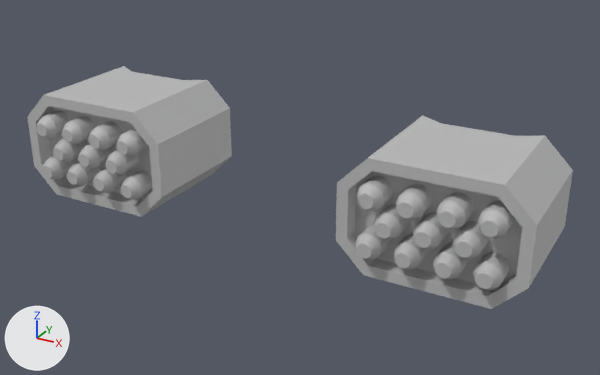
What one commit did to the FBX model Parts/Rocket Launcher/RocketLauncher.fbx.
The view is the same before and after, from a 50 mm lens placed at (0.46, -0.675, 1.977), pointed at (0.019, 0.127, 1.576). The axes (+X, +Y, +Z) are drawn at lower left. The lights are the same throughout. Where no turn or scale is listed for an object, it has been applied to the vertices.

Names of what the first picture shows: 'RocketLauncher_Left', 'RocketLauncher_Right'.
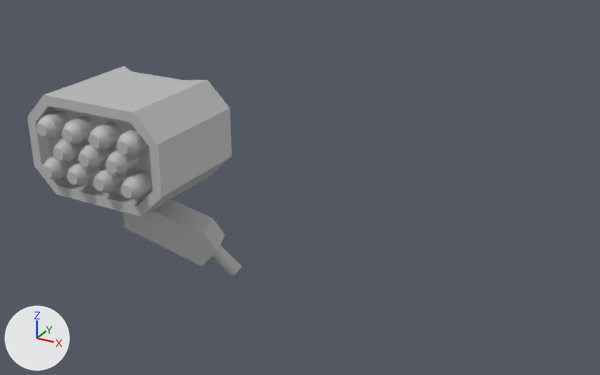
Pixel boxes (x1, y1, x2, y2) of what changed, in the pictures (600 x 375 px):
'RocketLauncher_Left', deleted: before (336, 115, 573, 309)
'polySurface2', added: after (123, 199, 241, 276)

The change in detail:
Mesh me_mesh_001_1 is new.
It has 34 vertices, 38 faces and spans x -0.075..0.075, y -0.046..0.046, z -0.053..0.053.
It uses material mat_lambert1 (grey #bcbcbc).
Object 'RocketLauncher_Left' (ob_rocketlauncher_left) is deleted.
Object 'polySurface2' (ob_polysurface2) is new; it shows me_mesh_001_1.
Its location is (-0.1611, 0.1233, 1.4652).
